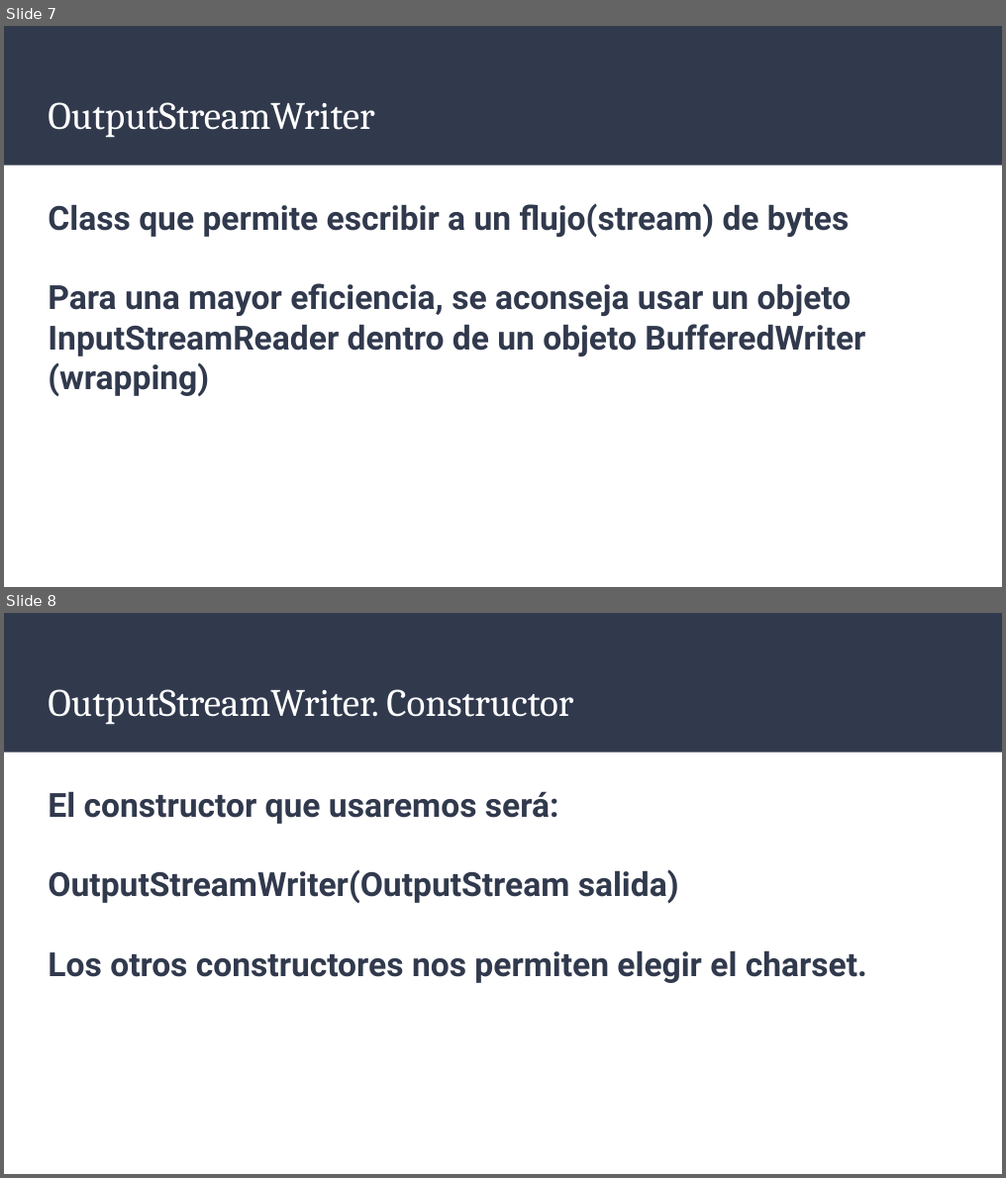
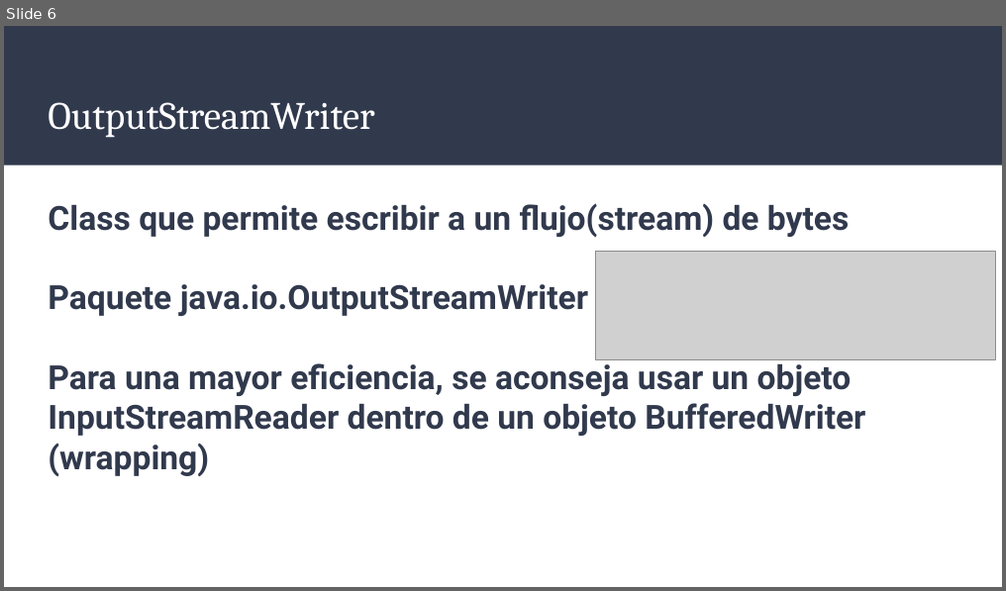
Before and after one commit to Ivanmr96/U10---Ficheros, a slide deck: Presentaciones/Clases InputStreamReader y OutputStreamWriter.pptx. Shown one above the other, each under a label of ours: slides 7 and 8 before the commit, slide 6 after it. The pictures are 1006x1178 and 1006x591 pixels, drawn with LibreOffice and Linux fonts; fonts in the diff are those of the drawing; grey boxes stand for pictures. Boxes give left, top, right and bottom in pixels: in the first picture for what was removed or moved away, otherwise in the second. Text is boxed around its words. In the diff, an @@ line names an element or a change of style, - is before the commit and + after.

```diff
--- a/Presentaciones/Clases InputStreamReader y OutputStreamWriter.pptx
+++ b/Presentaciones/Clases InputStreamReader y OutputStreamWriter.pptx
@@ slide 8 removed at box(4, 613, 1002, 1174), background #FFFFFF; not listed: 1 template element that a slide beside it also shows @@
@@ title removed at box(48, 689, 573, 725) @@
-OutputStreamWriter. Constructor
@@ text removed at box(48, 791, 867, 983) @@
-El constructor que usaremos será:
-OutputStreamWriter(OutputStream salida)
-Los otros constructores nos permiten elegir el charset.
@@ what was slide 7 is now slide 6 @@
@@ slide 6 changed as well @@
@@ picture added at box(596, 252, 996, 361) @@
@@ text at box(48, 284, 588, 316): paragraph added @@
+Paquete java.io.OutputStreamWriter
```
Also in this commit, not shown: 6 other slides changed, 2 slides added, 3 other slides removed, 18 other files.
